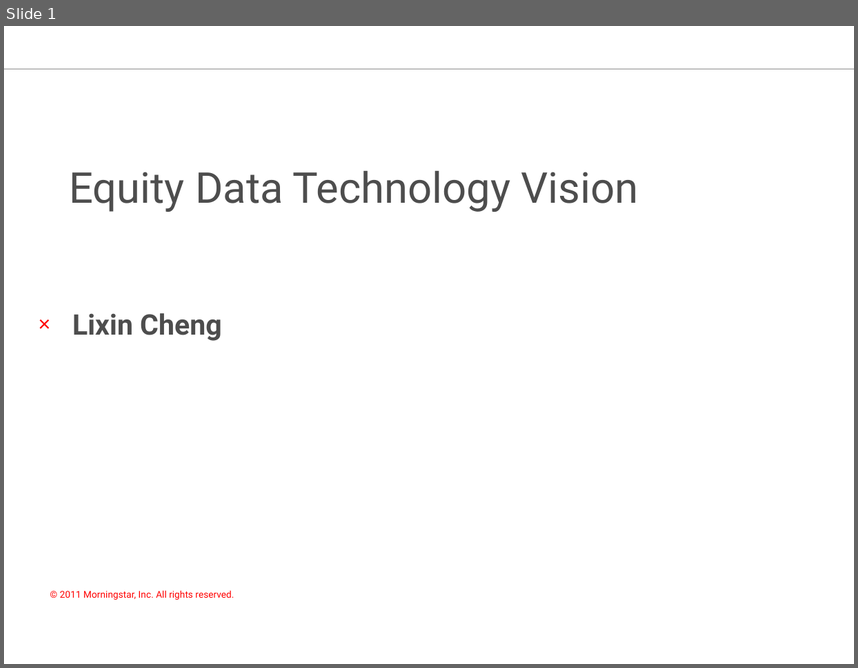
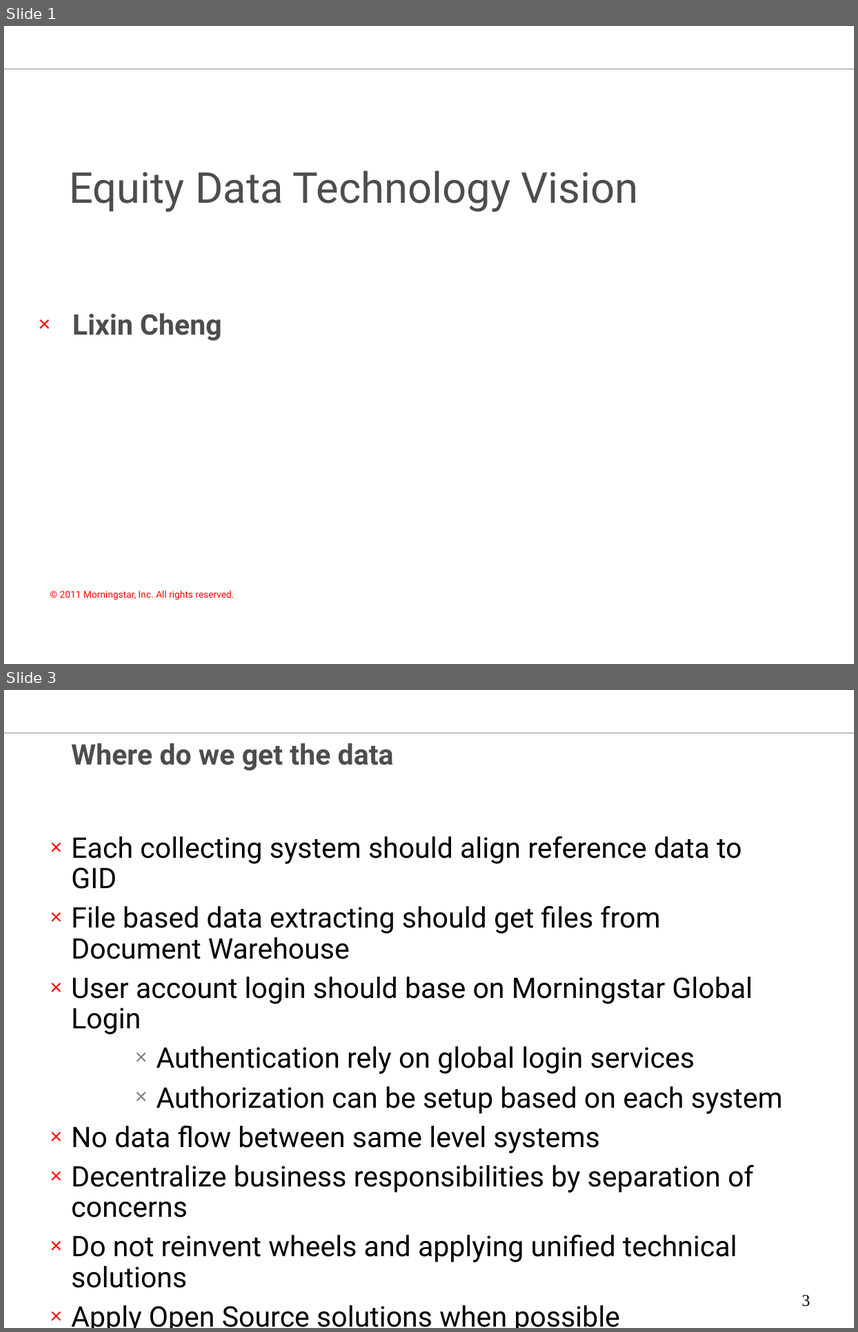
Before and after one commit to chenglx/myenv, a slide deck: Equity Data Technology Vision.ppt. Shown one above the other, each under a label of ours: slide 1 before the commit, slides 1 and 3 after it; the slides between them are not shown. The pictures are 858x668 and 858x1332 pixels, drawn with LibreOffice and Linux fonts; fonts in the diff are those of the drawing; background and template pictures are left out. Boxes give left, top, right and bottom in pixels: in the first picture for what was removed or moved away, otherwise in the second. Text is boxed around its words. In the diff, an @@ line names an element or a change of style, - is before the commit and + after.

Commit message:
second commit for Vision Document

```diff
--- a/Equity Data Technology Vision.ppt
+++ b/Equity Data Technology Vision.ppt
@@ slide 3 added at (4, 690, 854, 1328), background #FFFFFF; not listed: 1 template element that a slide beside it also shows @@
@@ title added at (71, 743, 394, 771), 24 pt, text #4D4D4D, bold @@
+Where do we get the data
@@ text added at (71, 836, 783, 1328), 24 pt, text #000000 @@
+× Each collecting system should align reference data to GID
+× File based data extracting should get files from Document Warehouse
+× User account login should base on Morningstar Global Login
+  × Authentication rely on global login services
+  × Authorization can be setup based on each system
+× No data flow between same level systems
+× Decentralize business responsibilities by separation of concerns
+× Do not reinvent wheels and applying unified technical solutions
+× Apply Open Source solutions when possible
@@ page number added at (802, 1294, 810, 1306), 14 pt, text #000000 @@
+3
```
Also in this commit, not shown: 1 slide changed.
